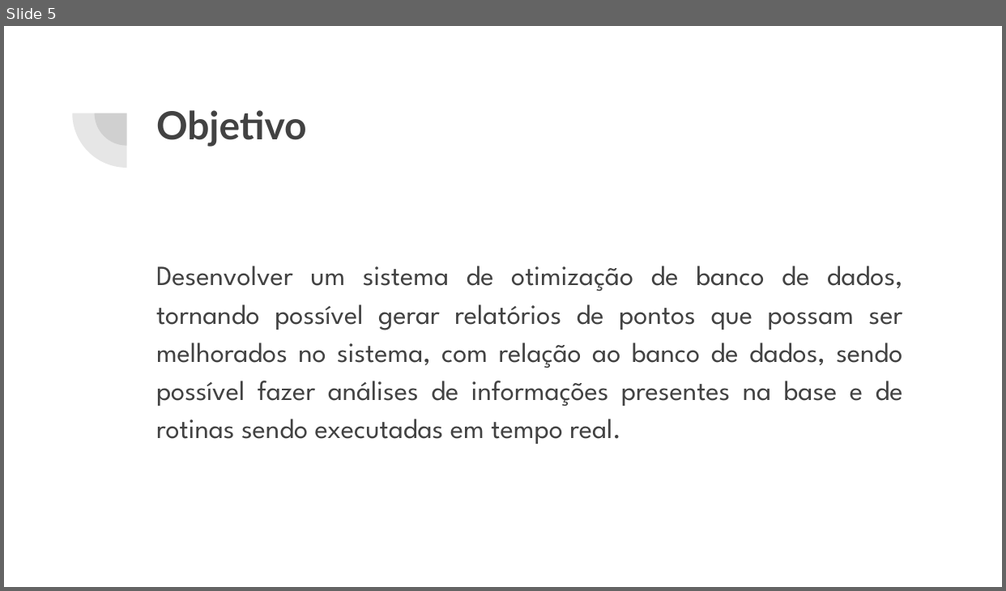
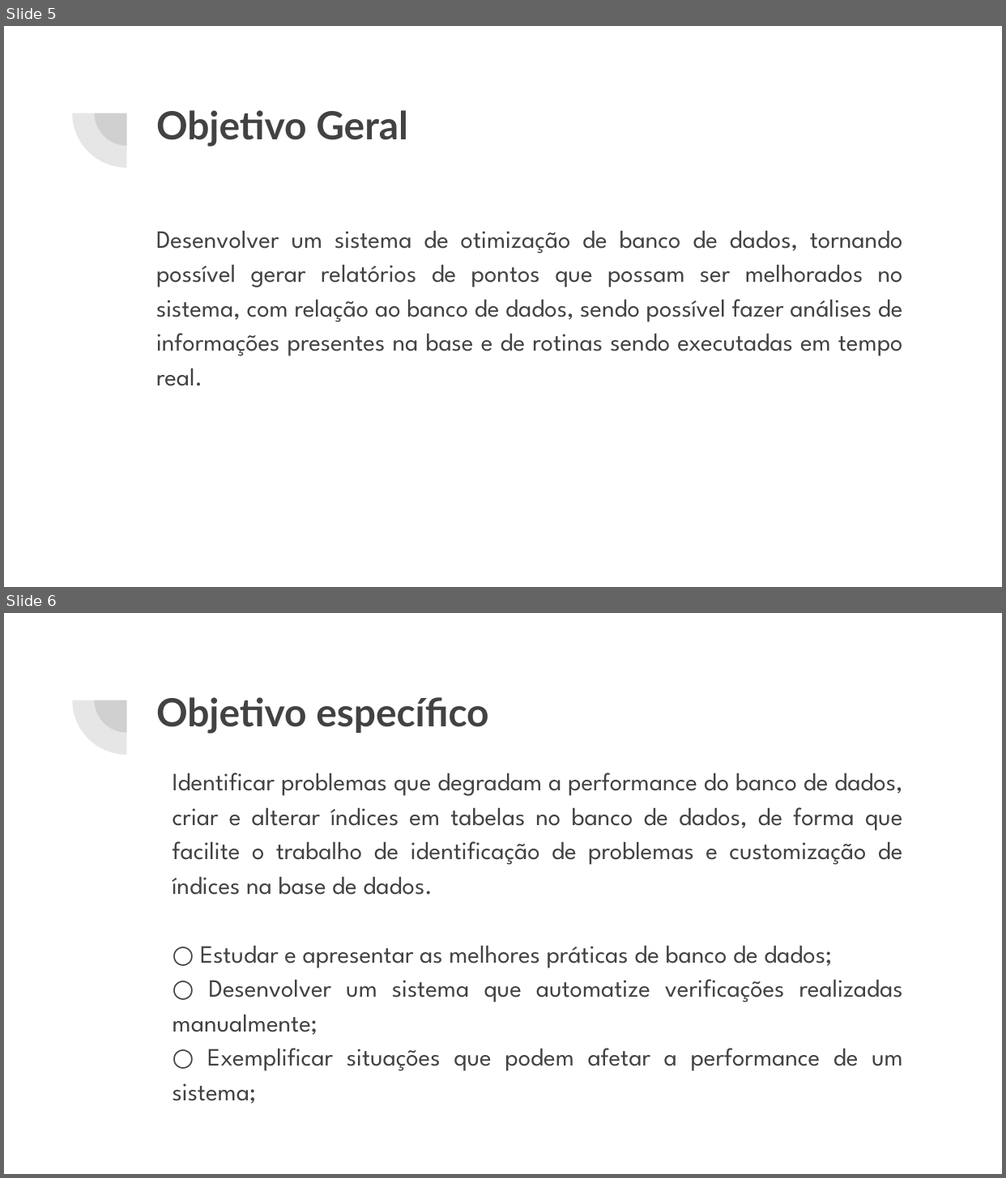
Before and after one commit to adrianhideki/sindex, a slide deck: docs/Apresentação TCC.pptx. Shown one above the other, each under a label of ours: slide 5 before the commit, slides 5 and 6 after it. The pictures are 1006x591 and 1006x1178 pixels, drawn with LibreOffice and Linux fonts; fonts in the diff are those of the drawing. Boxes give left, top, right and bottom in pixels: in the first picture for what was removed or moved away, otherwise in the second. Text is boxed around its words. In the diff, an @@ line names an element or a change of style, - is before the commit and + after.

```diff
--- a/docs/Apresentação TCC.pptx
+++ b/docs/Apresentação TCC.pptx
@@ slide 6 added at <box>4,613,1002,1174</box>, background #FFFFFF; not listed: 2 template elements that a slide beside it also shows @@
@@ title added at <box>156,697,488,734</box>, 28 pt, text #424242, bold @@
+Objetivo específico
@@ text added at <box>172,773,903,1104</box>, 18 pt, text #424242 @@
+Identificar problemas que degradam a performance do banco de dados, criar e alterar índices em tabelas no banco de dados, de forma que facilite o trabalho de identificação de problemas e customização de índices na base de dados.
+○ Estudar e apresentar as melhores práticas de banco de dados;
+○ Desenvolver um sistema que automatize verificações realizadas manualmente;
+○ Exemplificar situações que podem afetar a performance de um sistema;
@@ slide 5 changed as well @@
@@ title at <box>156,110,408,147</box>: text changed @@
-Objetivo
+Objetivo Geral
@@ text "Desenvolver um sistema de otimização ...": place and size @@
-text "Desenvolver um sistema de otimização ..." at <box>156,266,903,444</box>
+text "Desenvolver um sistema de otimização ..." at <box>156,231,903,386</box>
@@ text "Desenvolver um sistema de otimização ..." at <box>156,231,903,386</box>: size 20 to 18 pt @@
```
Also in this commit, not shown: 4 other slides changed, 7 other slides added, 1 other file.
